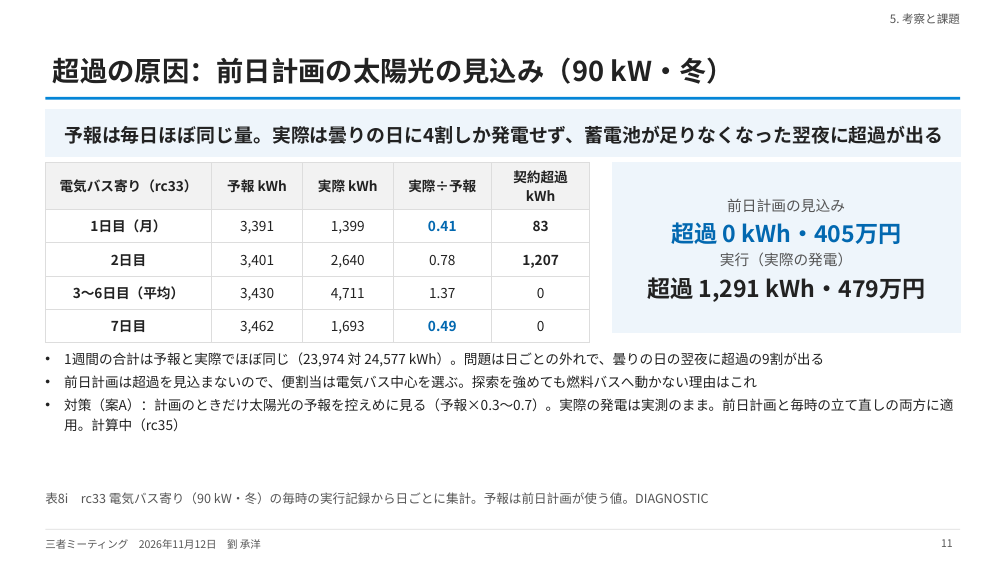
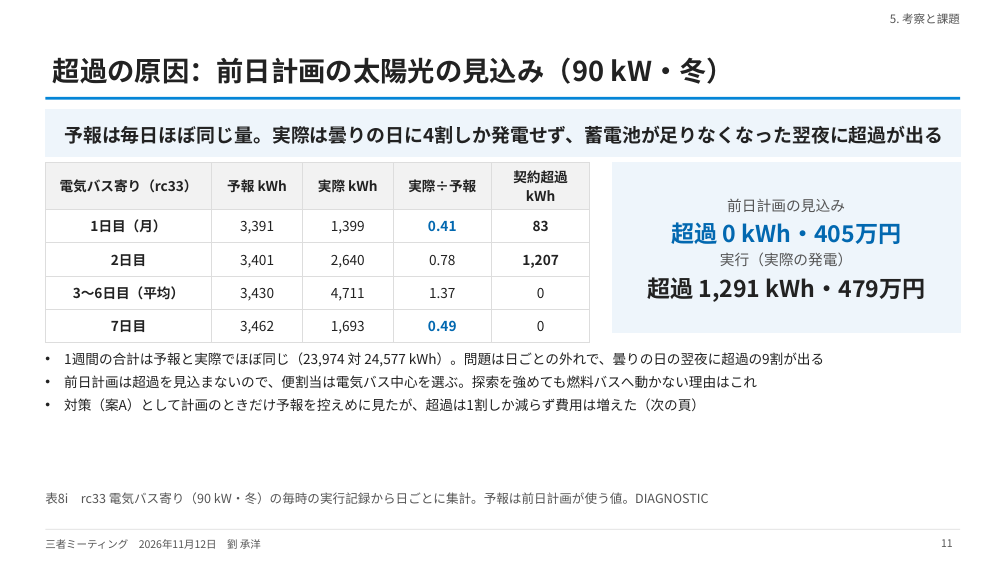
Before and after one commit to CYLIU2003/master-course, a slide deck: slide 11 of outcome/2026-11-12_three_party/three_party_20261112.pptx. Drawn at 1008x567 pixels with LibreOffice and Linux fonts; fonts in the diff are those of the drawing. Boxes give left, top, right and bottom in pixels: in the first picture for what was removed or moved away, otherwise in the second. Text is boxed around its words. In the diff, an @@ line names an element or a change of style, - is before the commit and + after.

```diff
--- a/outcome/2026-11-12_three_party/three_party_20261112.pptx
+++ b/outcome/2026-11-12_three_party/three_party_20261112.pptx
@@ text at (64, 398, 705, 411): text changed @@
-• 対策（案A）：計画のときだけ太陽光の予報を控えめに見る（予報×0.3〜0.7）。実際の発電は実測のまま。前日計画と毎時の立て直しの両方に適用。計算中（rc35）
+• 対策（案A）として計画のときだけ予報を控えめに見たが、超過は1割しか減らず費用は増えた（次の頁）
```
Also in this commit, not shown: 3 other slides changed, 1 slide added, 4 other files.
